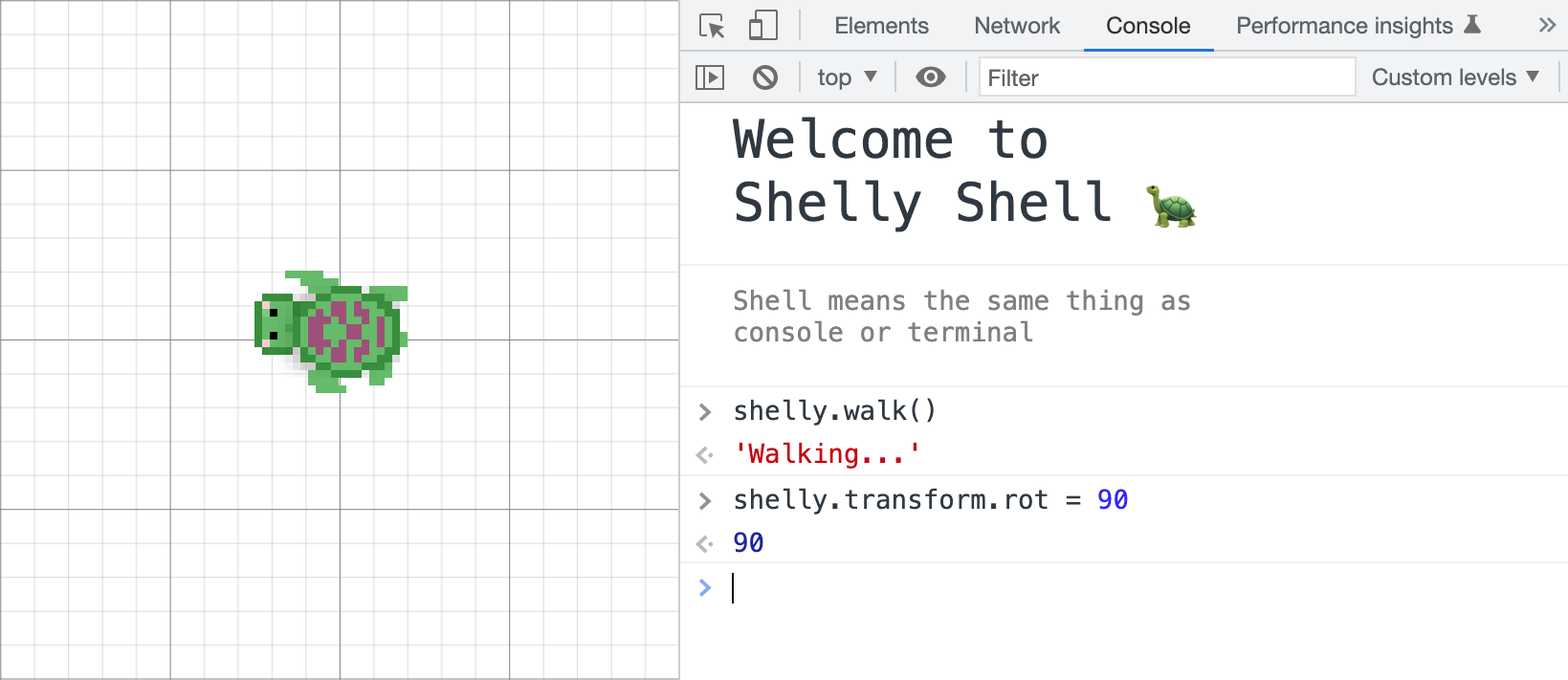
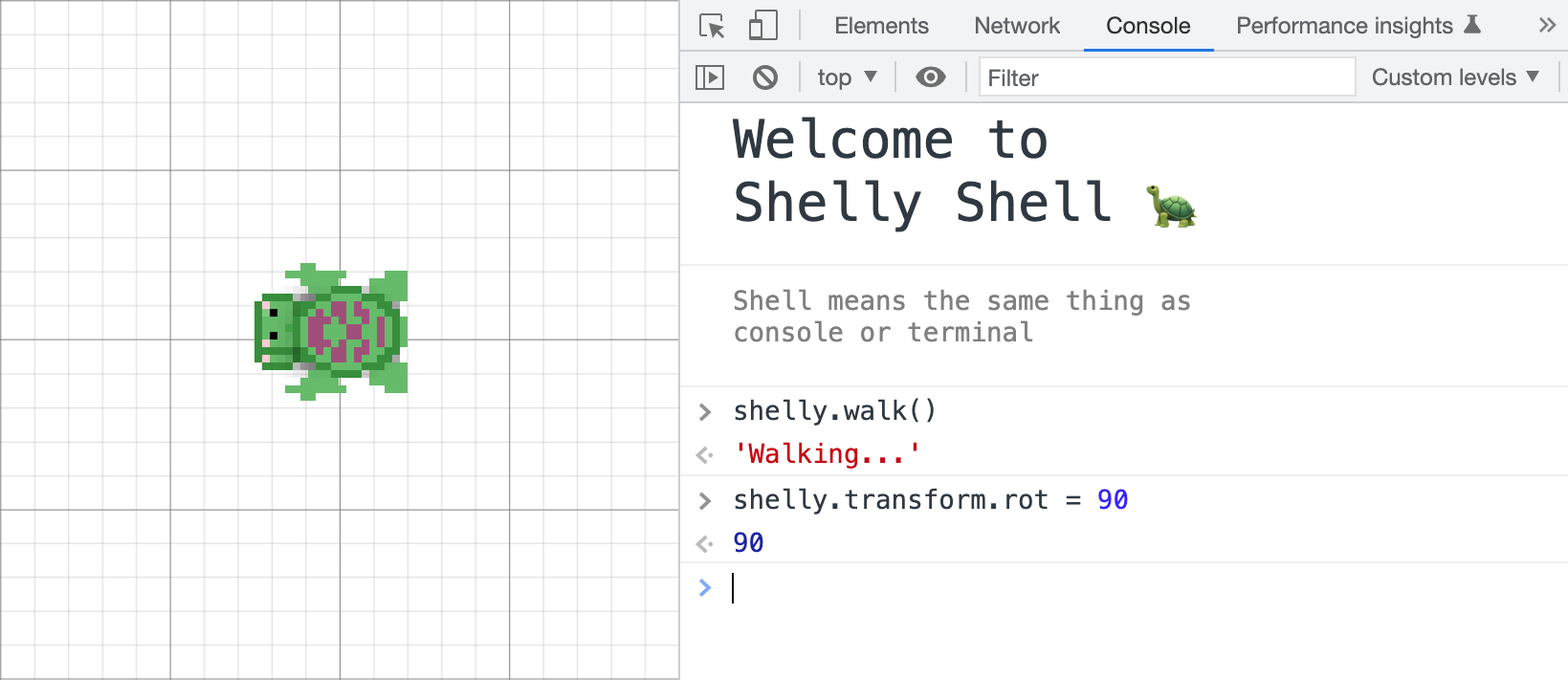
Two versions of the same layered image (1568x680). Layer-by-layer changes:
removed layer "Indsatte lag #2" over [0, 202, 679, 511]
removed layer "Indsatte lag #1" over [0, 202, 679, 511]
removed layer "Indsatte lag" over [0, 202, 679, 511]
added layer "F4" above "F3" over [254, 270, 408, 394]
added layer "F3" above "F1" over [254, 270, 408, 394]
added layer "F1" above "Indsatte lag #7" over [254, 263, 408, 401]
added layer "Indsatte lag #7" over [0, 202, 679, 511]
